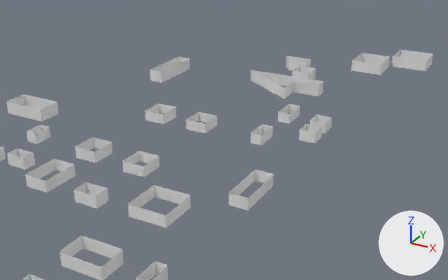
Before and after pictures for a commit that changed the FBX model Assets/FBX/buildings_houses_fbx/barrier_houses.fbx.
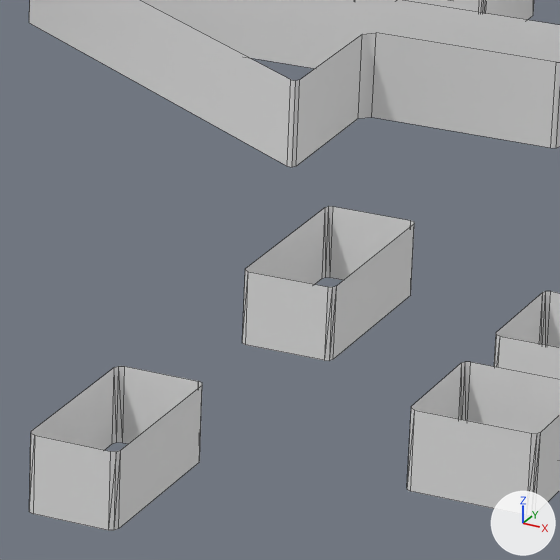
There are two pictures of each version: one from a 50 mm lens placed at (117.4, -192.8, 96.3), pointed at (4.8, 11.9, -6.1), one close up on the part from 55% to 71% of the width and 28% to 53% of the height. Every picture has the same lights, and +X, +Y and +Z are marked at lower right. The close-ups show mesh edges as thin lines. Where no turn or scale is listed for an object, it has been applied to the vertices.

Script lines for the objects in view, before the commit:
```python
me_cube_212 = bpy.data.meshes.new('Cube.212')
me_cube_212.from_pydata(...)  # 24 vertices, 20 faces; spans x -2.57..2.57, y -5.54..5.54, z 0.0..4.08
me_cube_218 = bpy.data.meshes.new('Cube.218')
me_cube_218.from_pydata(...)  # 48 vertices, 40 faces; spans x -21.4..11.7, y -5.1..4.9, z -0.5..3.7
me_plane_301 = bpy.data.meshes.new('Plane.301')
me_plane_301.from_pydata(...)  # 48 vertices, 40 faces; spans x -3.3..3.3, y -9.0..9.0, z -2.1..2.1
ob_la_municipalidad_barrier = bpy.data.objects.new('la_municipalidad_barrier', me_cube_218)
ob_la_municipalidad_barrier.location = (16.46, 3.56, 2.19)
ob_malacateco_barrier = bpy.data.objects.new('malacateco_barrier', me_plane_301)
ob_malacateco_barrier.location = (41.18, 19.71, 3.43)
ob_parque_barrier = bpy.data.objects.new('parque_barrier', me_cube_212)
ob_parque_barrier.location = (25.62, 29.65, 1.37)
# also in view: 'san_isidro_barrier' at (4.8, 88.0, 3.4); 'boncafe_barrier' at (8.9, 56.6, 4.7)
```
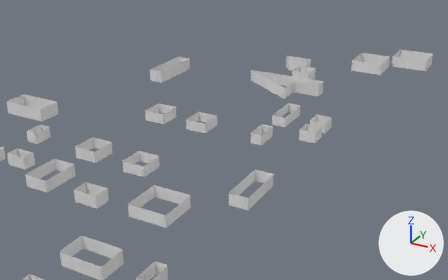
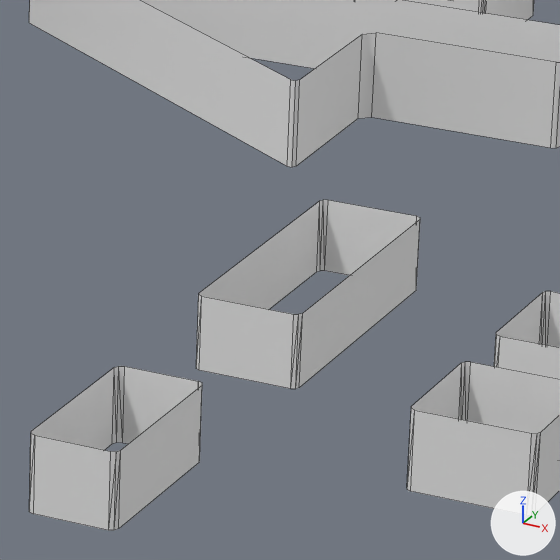
Where the change shows, as pixel boxes (x1, y1, x2, y2) in the close-ups (560 x 560 px; the box of a moved part takes in the faces that stretch with it):
'parque_barrier', reshaped (30% wider, 22% taller): before (242, 206, 414, 361); after (196, 200, 420, 389)
part 1 of me_cube_212, moved or reshaped: before (242, 271, 248, 345); after (196, 295, 202, 370)
part 2 of me_cube_212, moved or reshaped: before (245, 206, 333, 284); after (199, 200, 328, 309)
part 3 of me_cube_212, moved or reshaped: before (246, 272, 337, 361); after (199, 297, 303, 389)
part 4 of me_cube_212, moved or reshaped: before (330, 207, 414, 359); after (299, 200, 420, 387)

Edits to the bpy script that builds the scene:
```text
Change me_cube_212:
    where me_cube_212.from_pydata(...)  # 24 vertices, 20 faces; spans x -2.57..2.57, y -5.54..5.54, z 0.0..4.08
    used by ob_parque_barrier; location = (25.62, 29.65, 1.37)
    me_cube_212 part 1: all 6 vertices in x -2.57..-2.23, y -5.54..-5.21, z 0.0..4.08 are moved by (-0.65, -4.34, 0.0)
    me_cube_212 part 2: all 6 vertices in x -2.57..-2.23, y 5.21..5.54, z 0.0..4.08 are moved by (-0.65, 0.79, 0.0)
    me_cube_212 part 3: all 6 vertices in x 2.23..2.57, y -5.54..-5.21, z 0.0..4.08 are moved by (0.0, -4.34, 0.0)
    me_cube_212 part 4: all 6 vertices in x 2.23..2.57, y 5.21..5.54, z 0.0..4.08 are moved by (0.0, 0.79, 0.0)
```
